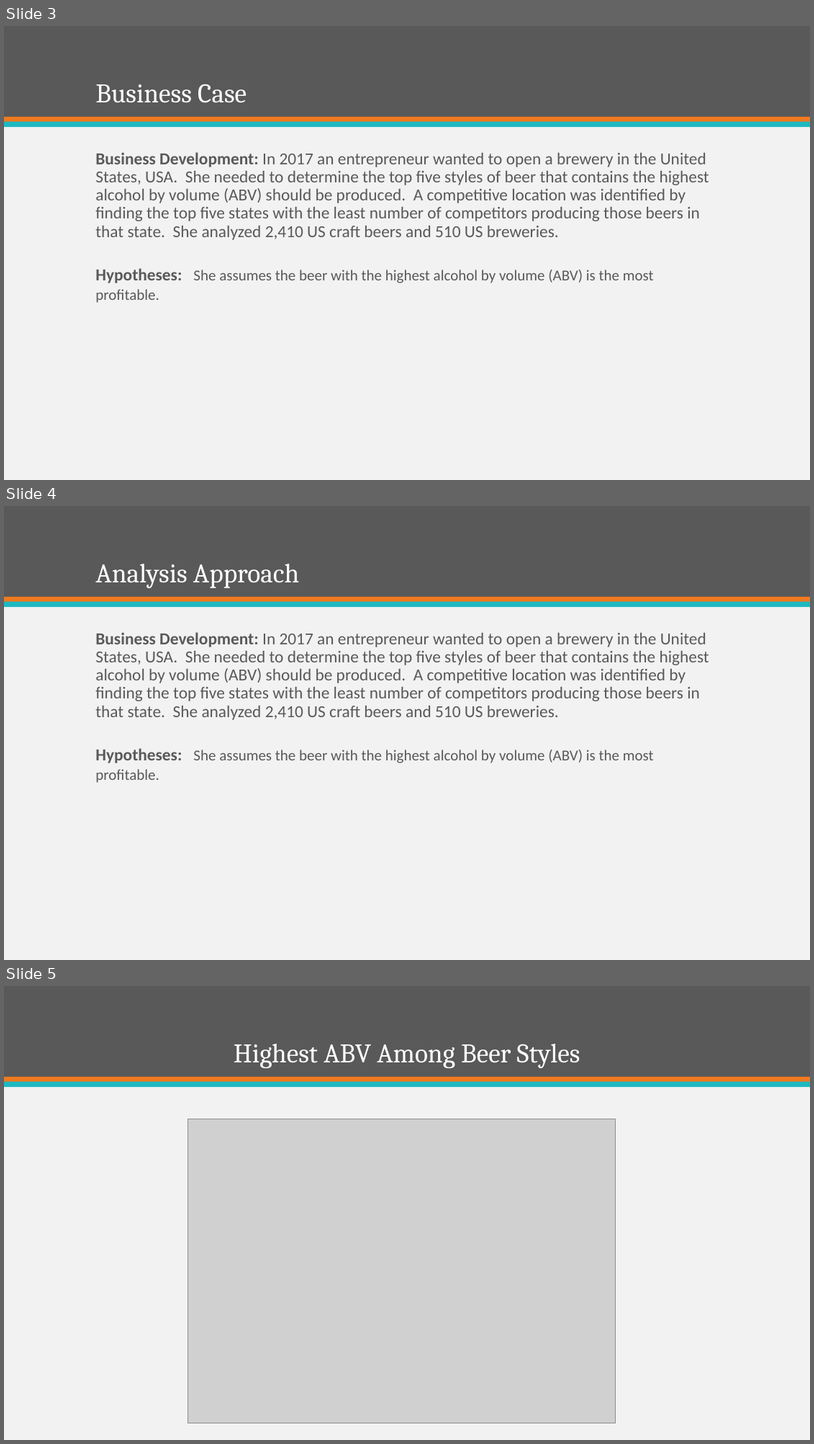
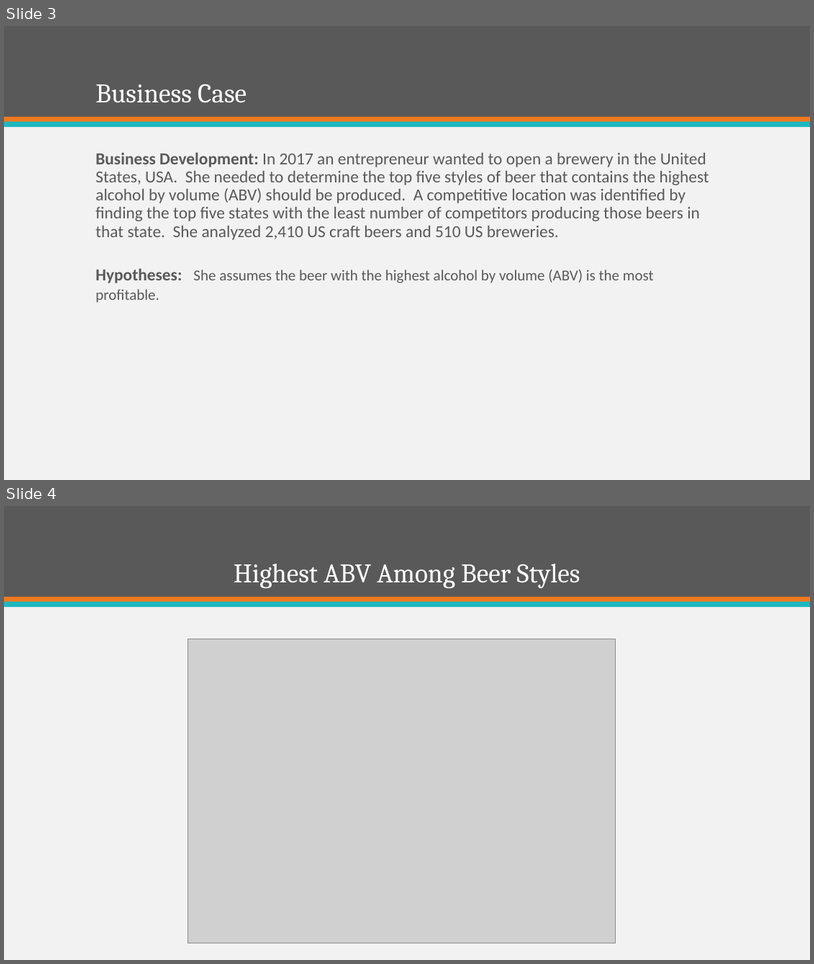
Before and after one commit to ItsGreyedOut/Brewery-Startup, a slide deck: Brewery Establishment Analysis.pptx. Shown one above the other, each under a label of ours: slides 3, 4 and 5 before the commit, slides 3 and 4 after it. The pictures are 814x1444 and 814x964 pixels, drawn with LibreOffice and Linux fonts; fonts in the diff are those of the drawing; grey boxes stand for pictures. Boxes give left, top, right and bottom in pixels: in the first picture for what was removed or moved away, otherwise in the second. Text is boxed around its words. In the diff, an @@ line names an element or a change of style, - is before the commit and + after.

```diff
--- a/Brewery Establishment Analysis.pptx
+++ b/Brewery Establishment Analysis.pptx
@@ slide 4 removed at (4, 506, 810, 960), background #F2F2F2; not listed: 3 template elements that a slide beside it also shows @@
@@ title removed at (95, 564, 299, 588) @@
-Analysis Approach
@@ text removed at (95, 632, 710, 782) @@
-Business Development: In 2017 an entrepreneur wanted to open a brewery in the United States, USA. She needed to determine the top five styles of beer that contains the highest alcohol by volume (ABV) should be produced. A competitive location was identified by finding the top five states with the least number of competitors producing those beers in that state. She analyzed 2,410 US craft beers and 510 US breweries.
-Hypotheses: She assumes the beer with the highest alcohol by volume (ABV) is the most profitable.
@@ what was slide 5 is now slide 4 @@
```
Also in this commit, not shown: 1 slide changed, 1 slide added, 2 other slides removed, 1 other file.
